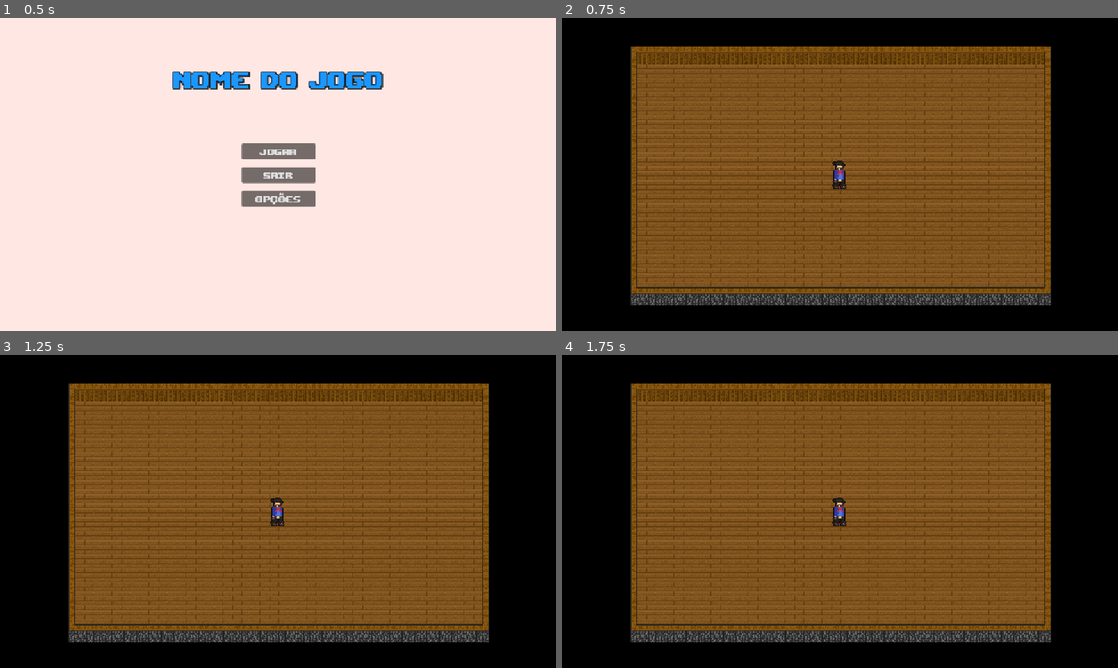
Above: before the commit, frames 1-4 (two rows, left to right).
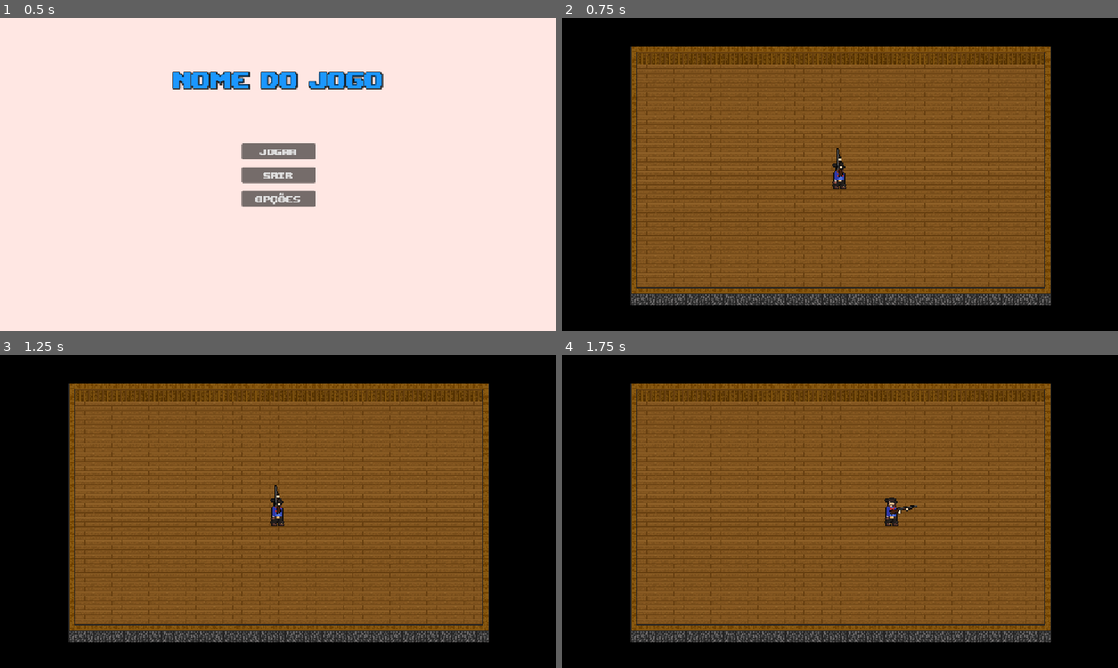
Above: after the commit, the same moments.

Repository: lighteditacoes/Jogo_projetoRS
Game: Godot game, scene res://cenas/tela_inicial.tscn
The game is run twice, just before and just after one commit, with the same random seed, the same clock (stepped at 60 frames per second) and the same inputs.
Inputs (mouse positions are in pixels of both pictures, inside the frame that each line leads up to):
- Up to frame 1 (0.5 s): no input
- Up to frame 2 (0.75 s): click "JOGAR" at 0.5 s
- Up to frame 3 (1.25 s): no input
- Up to frame 4 (1.75 s): tap Enter at 1.25 s; move the mouse to (962, 495) at 1.27 s; hold D (andar_direita) from 1.28 s (still down); click (962, 495) at 1.35 s

Frame 1 is identical in both runs. In frame 2, 0.1% of the frame differs, in the area x 48-51%, y 41-53%; in frame 3, less than 0.1%; in frame 4, 0.4%, in the area x 48-64%, y 45-55%.
Error before the commit: Parse Error: Preload file "res://gun.tscn" does not exist. (res://character.gd:5)

Commit message:
correção de bugs

Diff:
--- a/character.gd
+++ b/character.gd
@@ -2,7 +2,7 @@
 
 var velocidade: float = 200.0
 var direcao_movimento: Vector2 = Vector2.ZERO
-var gun_scene = preload("res://gun.tscn")
+var gun_scene = preload("res://cenas/gun.tscn")
 var gun: Node2D
 var can_move: bool = true
 
--- a/gun.gd
+++ b/gun.gd
@@ -1,6 +1,5 @@
 extends Node2D
 
-var bullet_scene = preload("res://bullet.tscn")
 var DISTANCIA_FIXA = 21.0
 var _can_attack: bool = true
 var attack_timer = null
--- a/tela_inicial.gd
+++ b/tela_inicial.gd
@@ -2,4 +2,4 @@
 
 
 func _on_button_pressed() -> void:
-	get_tree().change_scene_to_file("res://jogo/main.tscn") # Replace with function body.
+	get_tree().change_scene_to_file("res://cenas/main.tscn")
Renamed: jogo/main.tscn -> cenas/main.tscn
